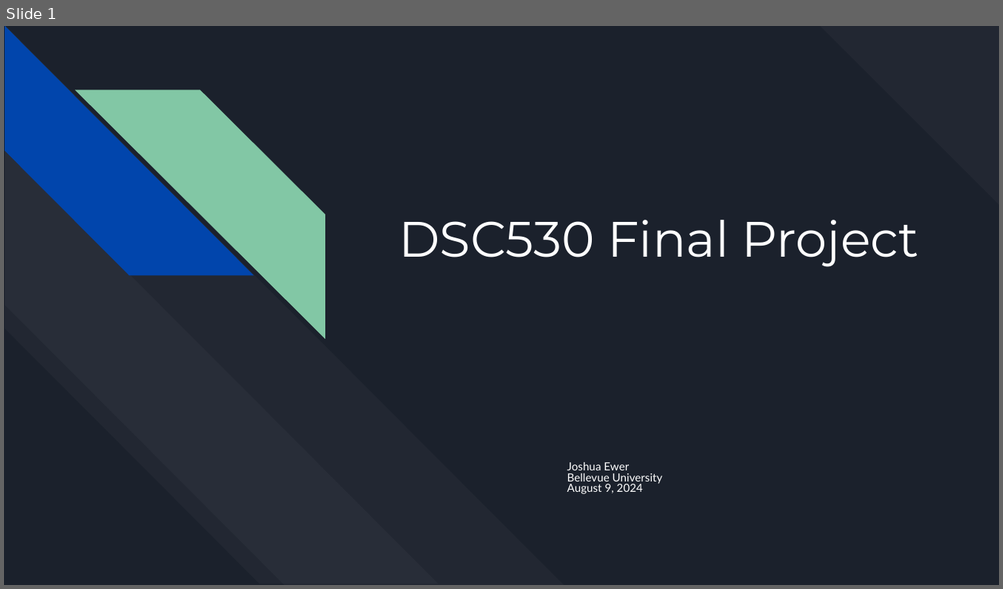
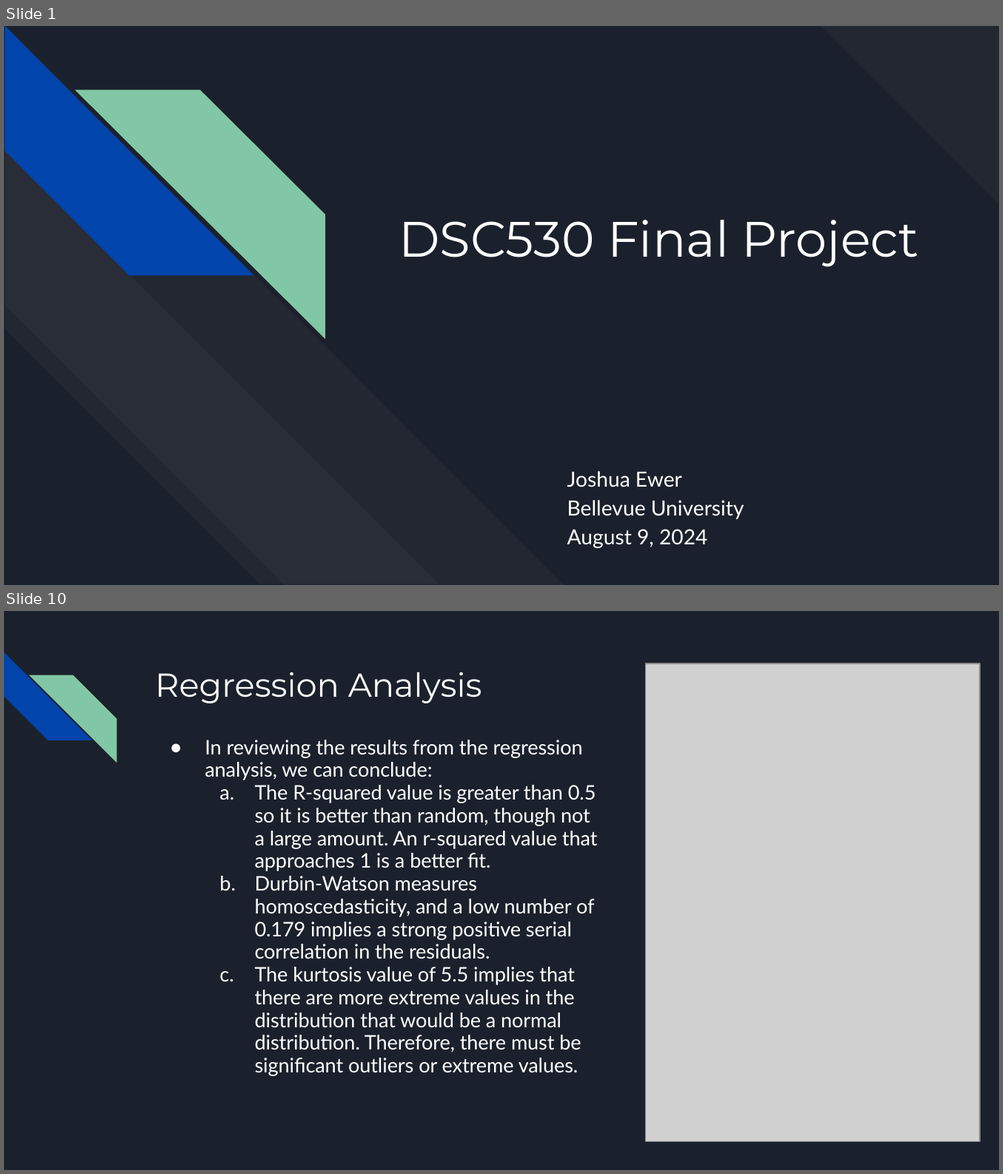
Before and after one commit to jewer/EwerDSC530FinalProject, a slide deck: EwerDSC530FinalProject.pptx. Shown one above the other, each under a label of ours: slide 1 before the commit, slides 1 and 10 after it; the slides between them are not shown. The pictures are 1003x589 and 1003x1174 pixels, drawn with LibreOffice and Linux fonts; fonts in the diff are those of the drawing; grey boxes stand for pictures. Boxes give left, top, right and bottom in pixels: in the first picture for what was removed or moved away, otherwise in the second. Text is boxed around its words. In the diff, an @@ line names an element or a change of style, - is before the commit and + after.

```diff
--- a/EwerDSC530FinalProject.pptx
+++ b/EwerDSC530FinalProject.pptx
@@ slide 10 added at <box>4,611,999,1170</box>, background #1B212C @@
@@ diag stripe added at <box>4,652,91,741</box>, fill #0145AC @@
@@ diag stripe added at <box>29,675,116,762</box>, fill #82C7A5 @@
@@ title added at <box>155,672,482,703</box>, 24 pt, text #FFFFFF @@
+Regression Analysis
@@ picture added at <box>646,664,979,1142</box> @@
@@ text added at <box>205,740,597,1076</box>, 14.4 pt, text #FFFFFF @@
+● In reviewing the results from the regression analysis, we can conclude:
+  a. The R-squared value is greater than 0.5 so it is better than random, though not a large amount. An r-squared value that approaches 1 is a better fit.
+  b. Durbin-Watson measures homoscedasticity, and a low number of 0.179 implies a strong positive serial correlation in the residuals.
+  c. The kurtosis value of 5.5 implies that there are more extreme values in the distribution that would be a normal distribution. Therefore, there must be significant outliers or extreme values.
@@ slide 1 changed as well @@
@@ subtitle "Joshua Ewer" at <box>567,471,744,548</box>: size 8.1 to 15.1 pt; line spacing 0.8 to 1.15 @@
```
Also in this commit, not shown: 4 other slides changed, 4 other slides added, 7 slides removed, 8 other files.
